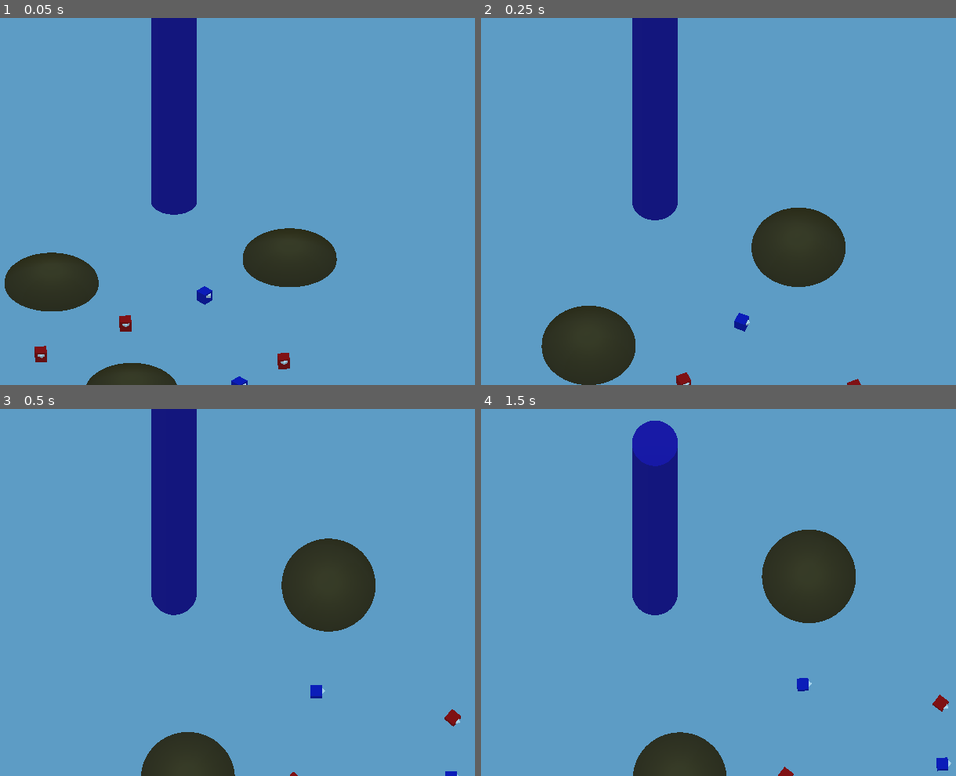
Above: before the commit, frames 1-4 (two rows, left to right).
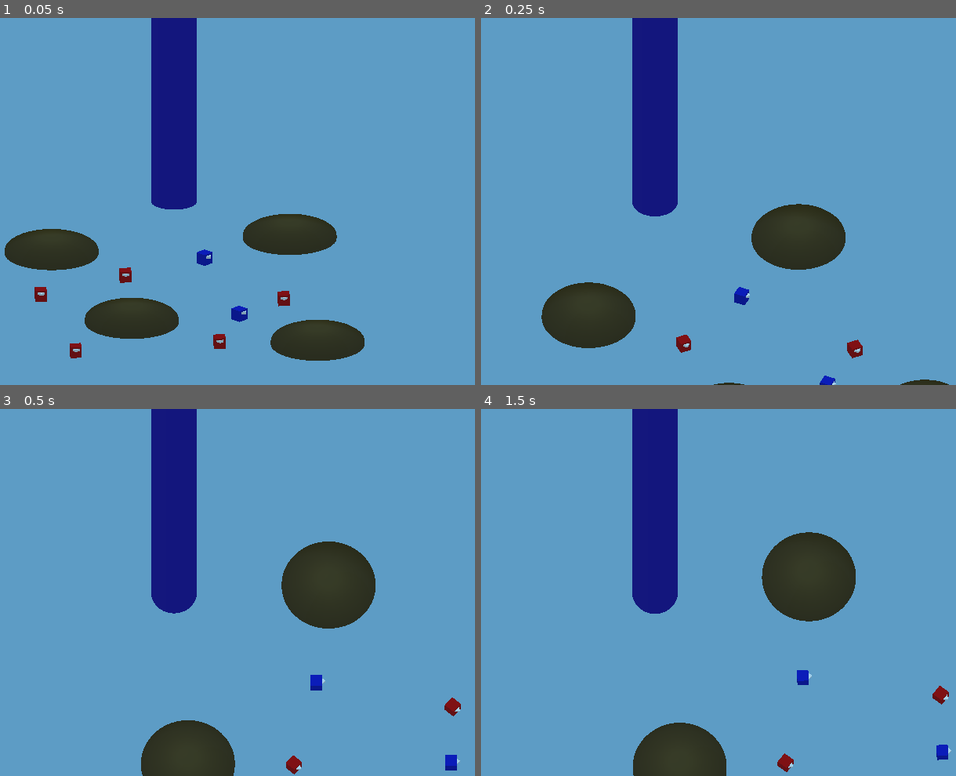
Above: after the commit, the same moments.

Repository: GoDandrea/Drown-in-Future
Game: Godot game, scene res://scenes/World.tscn
Same seed, same stepped clock (60 frames per second), same inputs: the game is played once before the commit and once after it.
Inputs (mouse positions are in pixels of both pictures, inside the frame that each line leads up to):
- Up to frame 1 (0.05 s): no input
- Up to frame 2 (0.25 s): no input
- Up to frame 3 (0.5 s): no input
- Up to frame 4 (1.5 s): tap Enter (ui_accept) at 0.5, 0.6, 0.77, 1.07, 1.25 s; move the mouse to (794, 574) at 0.52 s; move the mouse to (528, 610) at 1.27 s; click (528, 610) at 1.35 s

The runs differ from the first frame. In frame 1, 11% of the frame differs, in the area x 0-77%, y 50-100%; in frame 2, 5.1%; in frame 3, 1.6%; in frame 4, 2.8%.

Commit message:
Restricts camera vertical movement

Diff:
--- a/CamBase.gd
+++ b/CamBase.gd
@@ -13,7 +13,9 @@
 
 func _process(delta):
 	var m_pos = get_viewport().get_mouse_position()
-	calc_move(m_pos)
+	calc_move(m_pos, delta)
+	if Input.is_action_just_pressed("ui_accept"):
+		print(rotation_degrees[0])
 	if Input.is_action_just_pressed("main_command"):
 		move_selected_units(m_pos)
 	if Input.is_action_just_pressed("alt_command"):
@@ -27,7 +29,7 @@
 	if Input.is_action_just_released("alt_command"):
 		select_units(m_pos)
 
-func calc_move(m_pos):
+func calc_move(m_pos, delta):
 	var v_size = get_viewport().size
 	var move_vec = Vector2()
 	if m_pos.x < MOVE_MARGIN:
@@ -40,7 +42,9 @@
 		move_vec.y += 1
 	move_vec *= MOVE_SPEED
 	rotate_y(rad2deg(move_vec.x))
-	rotate_object_local(Vector3(1,0,0), rad2deg(move_vec.y))
+	if not ((rotation_degrees[0] + 100*rad2deg(move_vec.y) > 0) or (rotation_degrees[0] + 100*rad2deg(move_vec.y) < -85)):
+		rotate_object_local(Vector3(1,0,0), rad2deg(move_vec.y))
+
 
 func raycast_from_mouse(m_pos, collision_mask):
 	var ray_start = cam.project_ray_origin(m_pos)
--- a/scenes/World.tscn
+++ b/scenes/World.tscn
@@ -30,7 +30,7 @@
 [node name="World" type="Spatial"]
 
 [node name="CamBase" type="Spatial" parent="."]
-transform = Transform( 1, 0, 0, 0, 0.866025, 0.5, 0, -0.5, 0.866025, 0, 0, 0 )
+transform = Transform( 1, 0, 0, 0, 0.961261, 0.275637, 0, -0.275637, 0.961261, 0, 0, 0 )
 script = ExtResource( 1 )
 
 [node name="Camera" type="Camera" parent="CamBase"]
